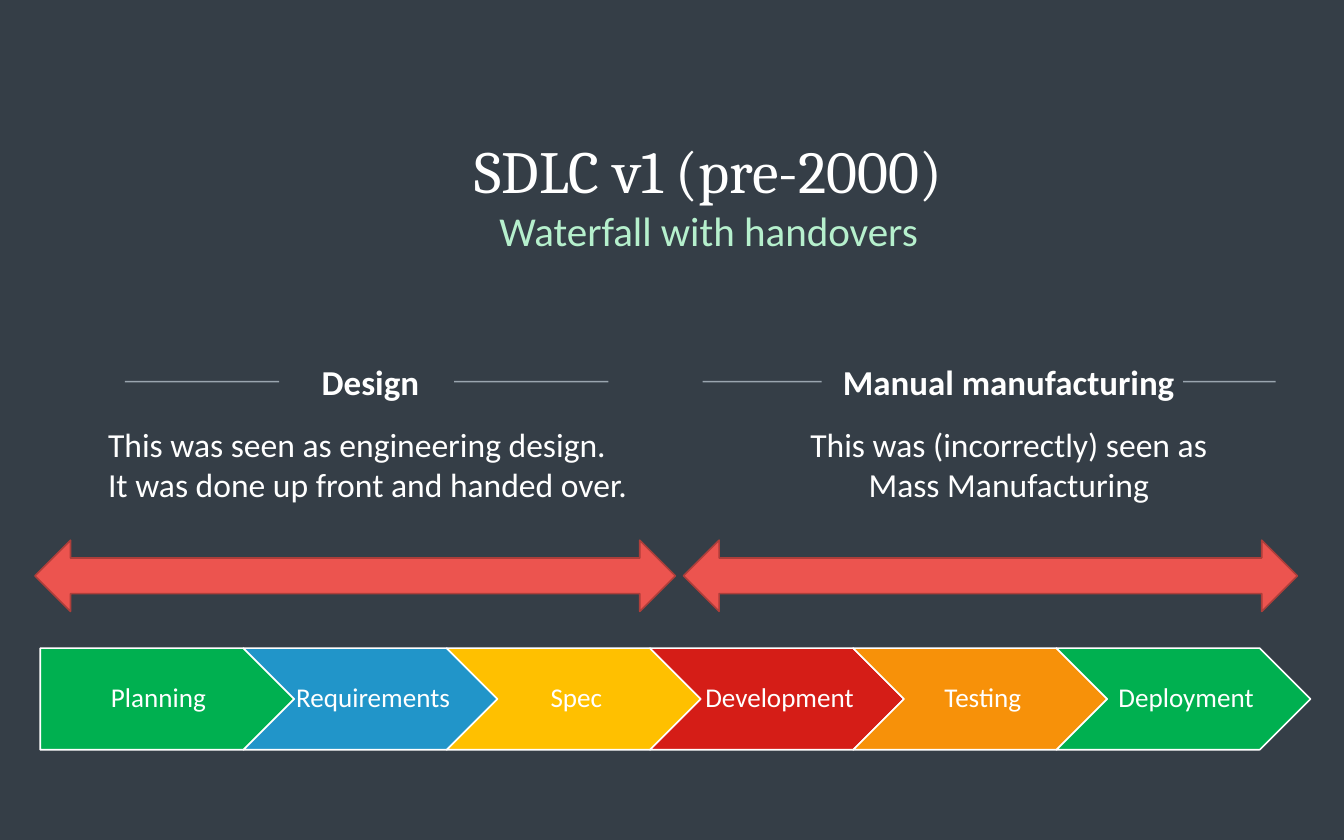
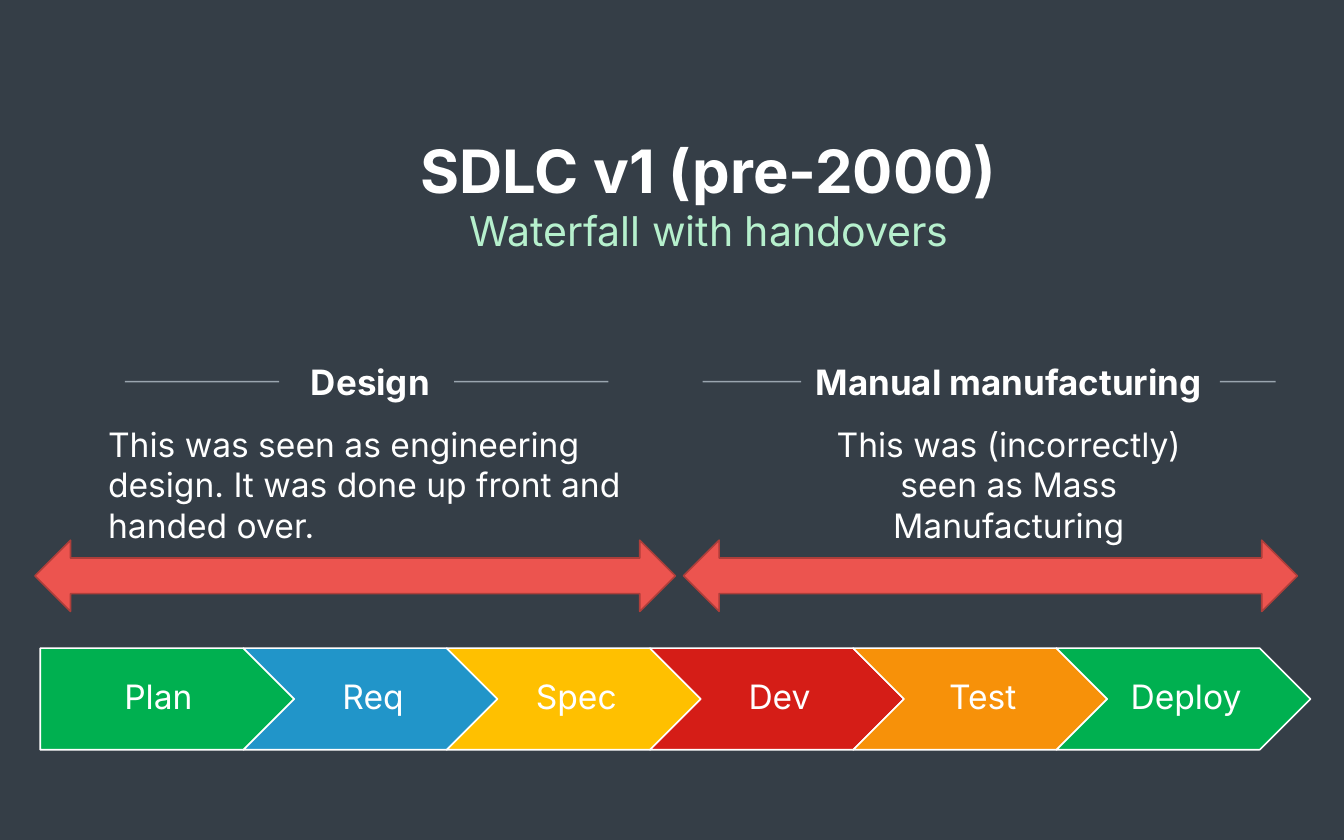
Before and after one commit to jacdevos/jacdevos.github.io, a slide deck: slide 3 of assets/article_images/2026-11-12-sdlc-in-the-agentic-era/sdlc-in-the-agentic-era.pptx. Drawn at 1344x840 pixels with LibreOffice and Linux fonts; fonts in the diff are those of the drawing. Boxes give left, top, right and bottom in pixels: in the first picture for what was removed or moved away, otherwise in the second. Text is boxed around its words. In the diff, an @@ line names an element or a change of style, - is before the commit and + after.

Commit message:
Refresh SDLC slide typography and Ford cover

```diff
--- a/assets/article_images/2026-11-12-sdlc-in-the-agentic-era/sdlc-in-the-agentic-era.pptx
+++ b/assets/article_images/2026-11-12-sdlc-in-the-agentic-era/sdlc-in-the-agentic-era.pptx
@@ title "SDLC v1 (pre-2000) Waterfall with ..." at [421, 144, 996, 247]: font Cambria to Inter, bold on in "SDLC v1 (pre-2000)"; font Calibri to Inter in "Waterfall with handovers" @@
@@ font Calibri to Inter in 4 elements at [108, 432, 620, 539], [837, 431, 1181, 546], [311, 368, 430, 402], [816, 368, 1202, 402] @@
@@ rectangle: place and size @@
-rectangle at [703, 382, 823, 383]
+rectangle at [703, 382, 801, 383]
@@ rectangle: place and size @@
-rectangle at [1183, 382, 1275, 383]
+rectangle at [1220, 382, 1277, 383]
@@ text "Spec" at [536, 684, 617, 716]: size 14.5 to 18 pt, font Calibri to Inter; more space between paragraphs @@
@@ text at [124, 684, 192, 710]: text changed; size 14.5 to 18 pt; font Calibri to Inter @@
-Planning
+Plan
@@ text at [342, 684, 403, 716]: text changed; size 14.5 to 18 pt; font Calibri to Inter @@
-Requirements
+Req
@@ text at [749, 684, 811, 710]: text changed; size 14.5 to 18 pt; font Calibri to Inter @@
-Development
+Dev
@@ text at [949, 684, 1016, 710]: text changed; size 14.5 to 18 pt; font Calibri to Inter @@
-Testing
+Test
@@ text at [1131, 684, 1242, 716]: text changed; size 14.5 to 18 pt; font Calibri to Inter @@
-Deployment
+Deploy
```
Also in this commit, not shown: 5 other slides changed, 6 other files.
